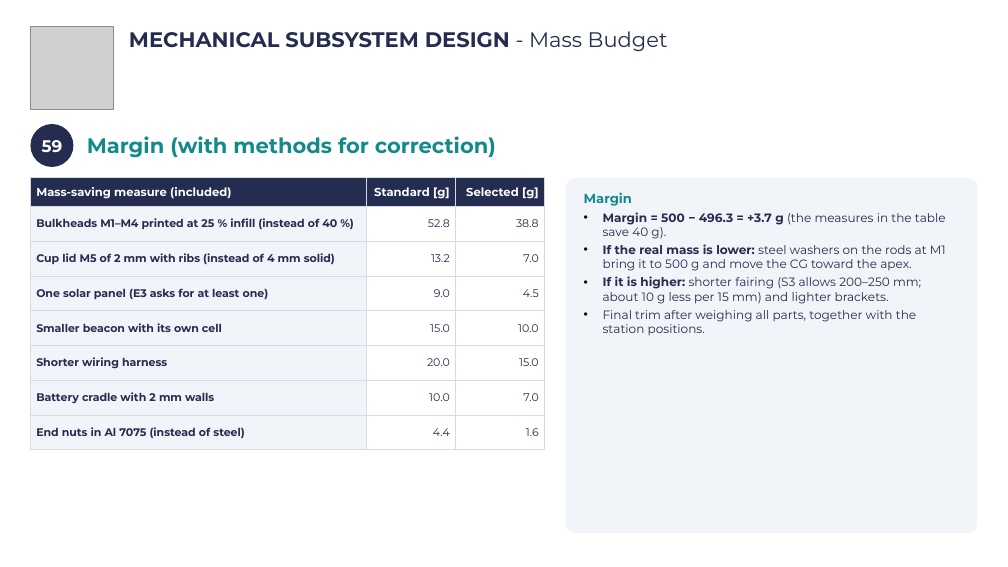
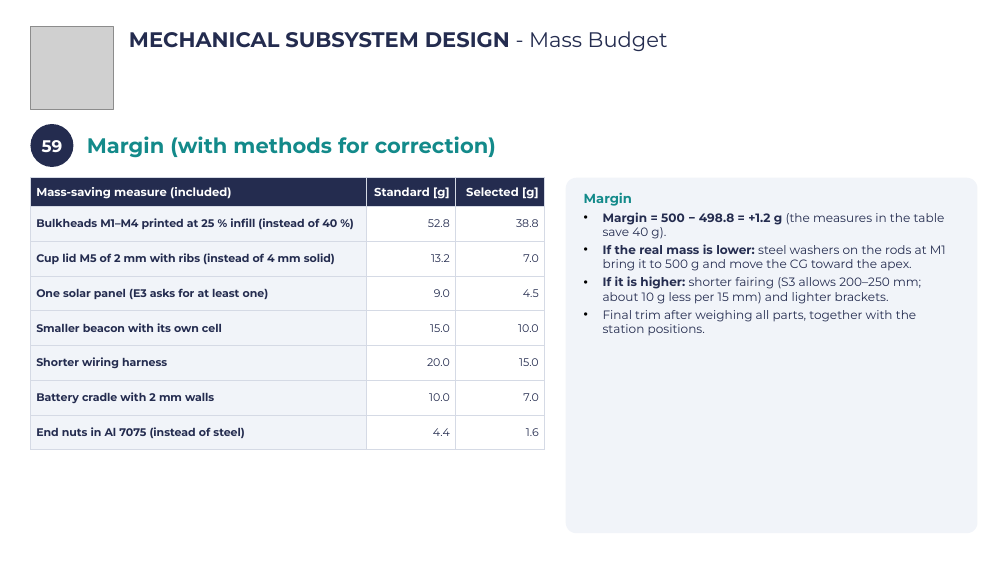
Before and after one commit to Caetano18/proyecto, a slide deck: slide 62 of cansat_pdr/laminas_plantilla/CanSat_PDR_Hermes_completo.pptx. Drawn at 1008x567 pixels with LibreOffice and Linux fonts; fonts in the diff are those of the drawing; grey boxes stand for pictures; background and template pictures are left out. Boxes give left, top, right and bottom in pixels: in the first picture for what was removed or moved away, otherwise in the second. Text is boxed around its words. In the diff, an @@ line names an element or a change of style, - is before the commit and + after.

```diff
--- a/cansat_pdr/laminas_plantilla/CanSat_PDR_Hermes_completo.pptx
+++ b/cansat_pdr/laminas_plantilla/CanSat_PDR_Hermes_completo.pptx
@@ text in rounded rectangle at bbox=[603, 212, 945, 239]: text changed @@
-• Margin = 500 − 496.3 = +3.7 g (the measures in the table save 40 g).
+• Margin = 500 − 498.8 = +1.2 g (the measures in the table save 40 g).
```
Also in this commit, not shown: 13 other slides changed, 23 other files.
